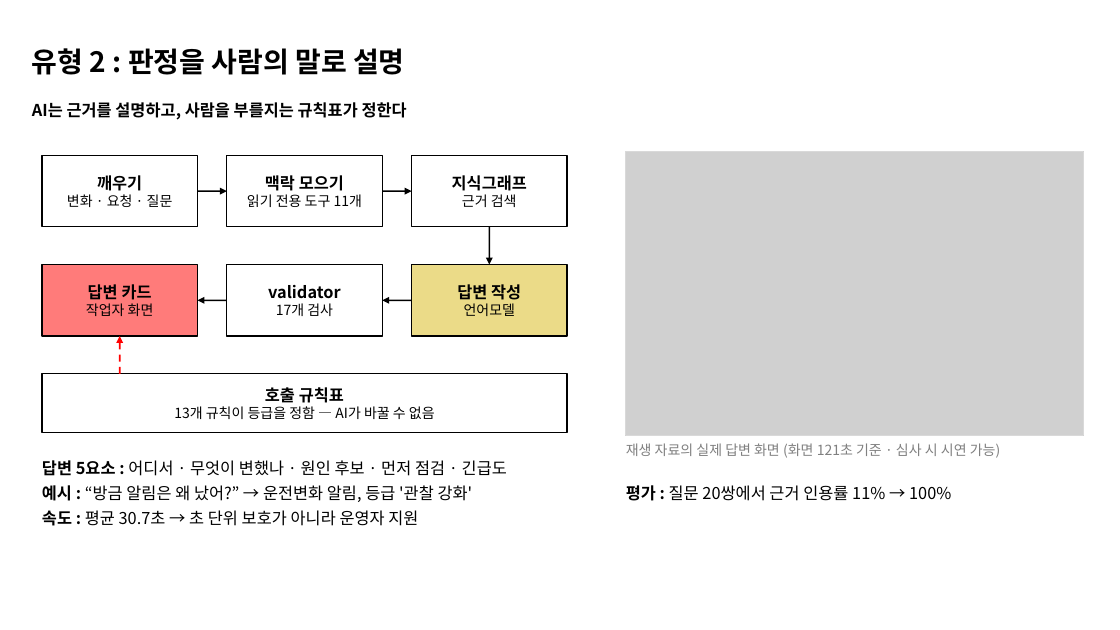
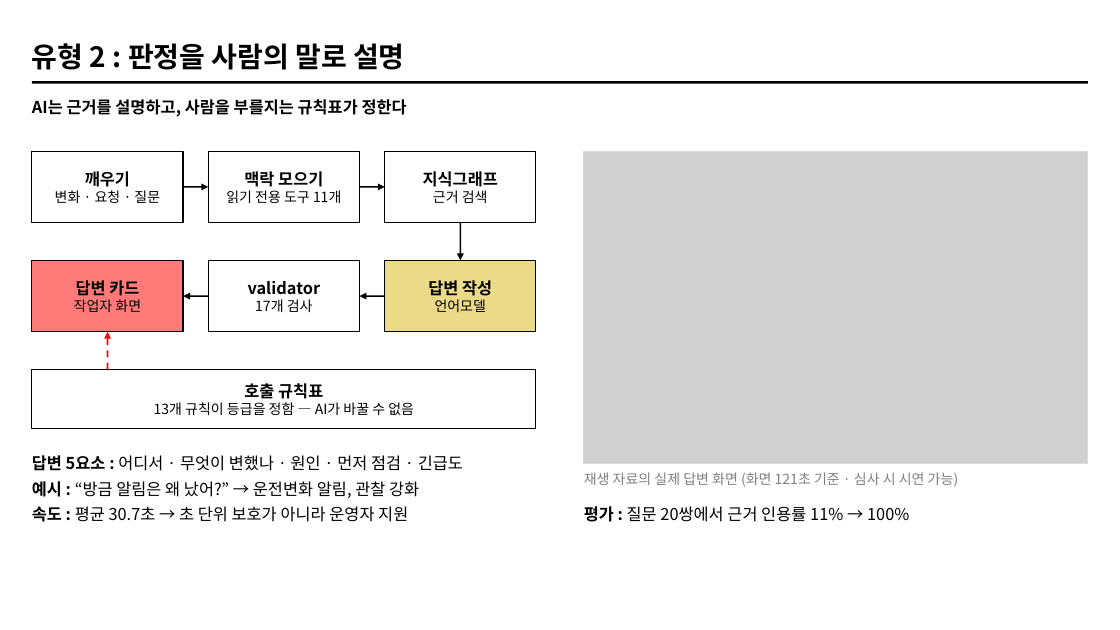
Before and after one commit to ZlataN-AI/KAMP, a slide deck: slide 21 of presentation/RIVET-WM_seminar.pptx. Drawn at 1120x630 pixels with LibreOffice and Linux fonts; fonts in the diff are those of the drawing; grey boxes stand for pictures. Boxes give left, top, right and bottom in pixels: in the first picture for what was removed or moved away, otherwise in the second. Text is boxed around its words. In the diff, an @@ line names an element or a change of style, - is before the commit and + after.

```diff
--- a/presentation/RIVET-WM_seminar.pptx
+++ b/presentation/RIVET-WM_seminar.pptx
@@ title "유형 2 : 판정을 사람의 ...": place and size @@
-title "유형 2 : 판정을 사람의 ..." at (32,48,405,75)
+title "유형 2 : 판정을 사람의 ..." at (32,43,405,70)
@@ line added from (32, 82) to (1088, 82), #000000 2.25 pt @@
@@ rectangle "깨우기": place and size @@
-rectangle "깨우기" at (42,155,197,227)
+rectangle "깨우기" at (32,151,183,223)
@@ rectangle "맥락 모으기": place and size @@
-rectangle "맥락 모으기" at (227,155,382,227)
+rectangle "맥락 모으기" at (208,151,360,223)
@@ rectangle "지식그래프": place and size @@
-rectangle "지식그래프" at (412,155,567,227)
+rectangle "지식그래프" at (385,151,536,223)
@@ picture: place and size @@
-picture at (626,151,1084,435)
+picture at (584,151,1088,464)
@@ rectangle: place and size @@
-rectangle at (626,151,1084,435)
+rectangle at (584,151,1088,464)
@@ arrow moved from (197, 191) - (227, 191) to (183, 187) - (208, 187) @@
@@ arrow moved from (382, 191) - (412, 191) to (360, 187) - (385, 187) @@
@@ arrow moved from (490, 227) - (490, 265) to (460, 223) - (460, 260) @@
@@ rectangle "답변 카드": place and size @@
-rectangle "답변 카드" at (42,265,197,336)
+rectangle "답변 카드" at (32,260,183,332)
@@ rectangle "validator": place and size @@
-rectangle "validator" at (227,265,382,336)
+rectangle "validator" at (208,260,360,332)
@@ rectangle "답변 작성": place and size @@
-rectangle "답변 작성" at (412,265,567,336)
+rectangle "답변 작성" at (385,260,536,332)
@@ arrow moved from (227, 301) - (197, 301) to (208, 296) - (183, 296) @@
@@ arrow moved from (412, 301) - (382, 301) to (385, 296) - (360, 296) @@
@@ arrow moved from (120, 374) - (120, 336) to (108, 370) - (108, 332) @@
@@ rectangle "호출 규칙표": place and size @@
-rectangle "호출 규칙표" at (42,374,567,433)
+rectangle "호출 규칙표" at (32,370,536,429)
@@ text at (32,455,463,498): text changed @@
-답변 5요소 : 어디서 · 무엇이 변했나 · 원인 후보 · 먼저 점검 · 긴급도
-예시 : “방금 알림은 왜 났어?” → 운전변화 알림, 등급 '관찰 강화'
+답변 5요소 : 어디서 · 무엇이 변했나 · 원인 · 먼저 점검 · 긴급도
+예시 : “방금 알림은 왜 났어?” → 운전변화 알림, 관찰 강화
@@ text "답변 5요소 : 어디서 · ...": place and size @@
-text "답변 5요소 : 어디서 · ..." at (42,460,507,526)
+text "답변 5요소 : 어디서 · ..." at (32,455,463,522)
@@ text "재생 자료의 실제 답변 화면 ...": place and size @@
-text "재생 자료의 실제 답변 화면 ..." at (626,443,1001,458)
+text "재생 자료의 실제 답변 화면 ..." at (584,472,959,487)
@@ text "평가 : 질문 20쌍에서 근거 ...": place and size @@
-text "평가 : 질문 20쌍에서 근거 ..." at (626,485,951,501)
+text "평가 : 질문 20쌍에서 근거 ..." at (584,506,909,522)
```
Also in this commit, not shown: 25 other slides changed, 1 other file.
